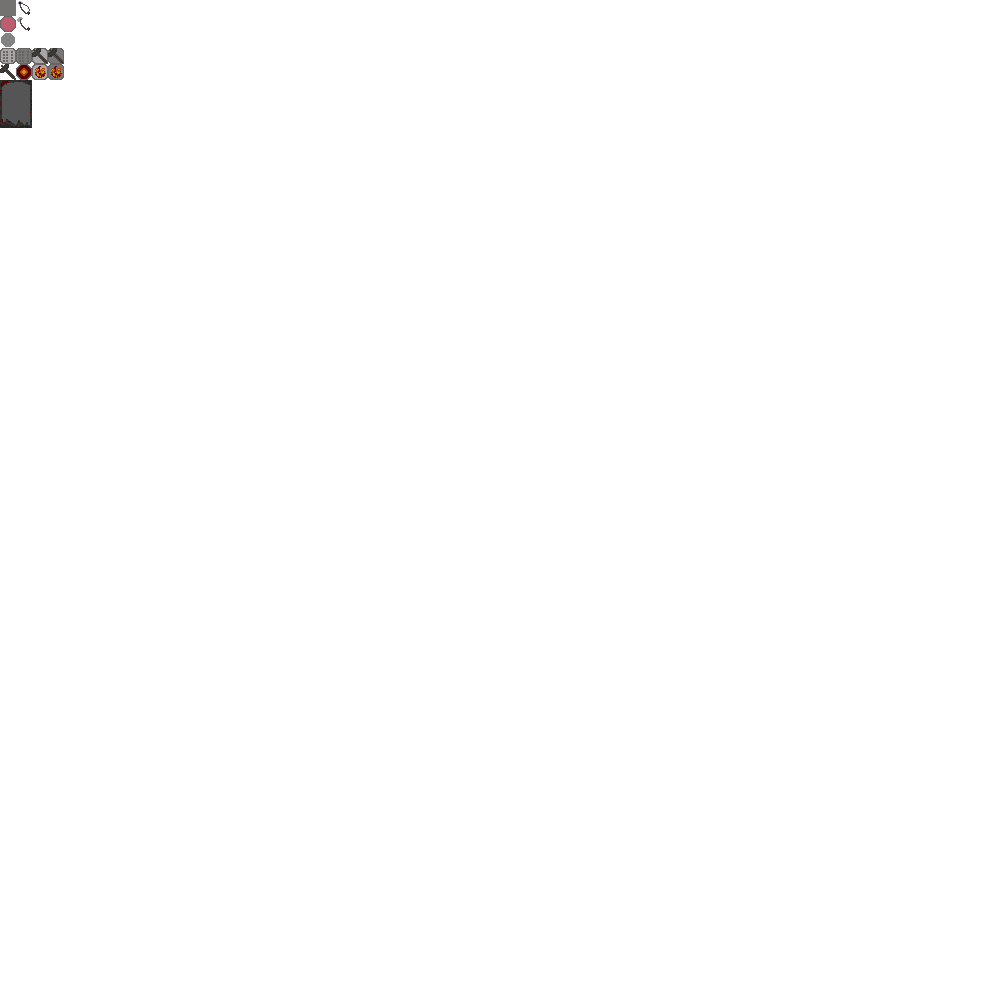
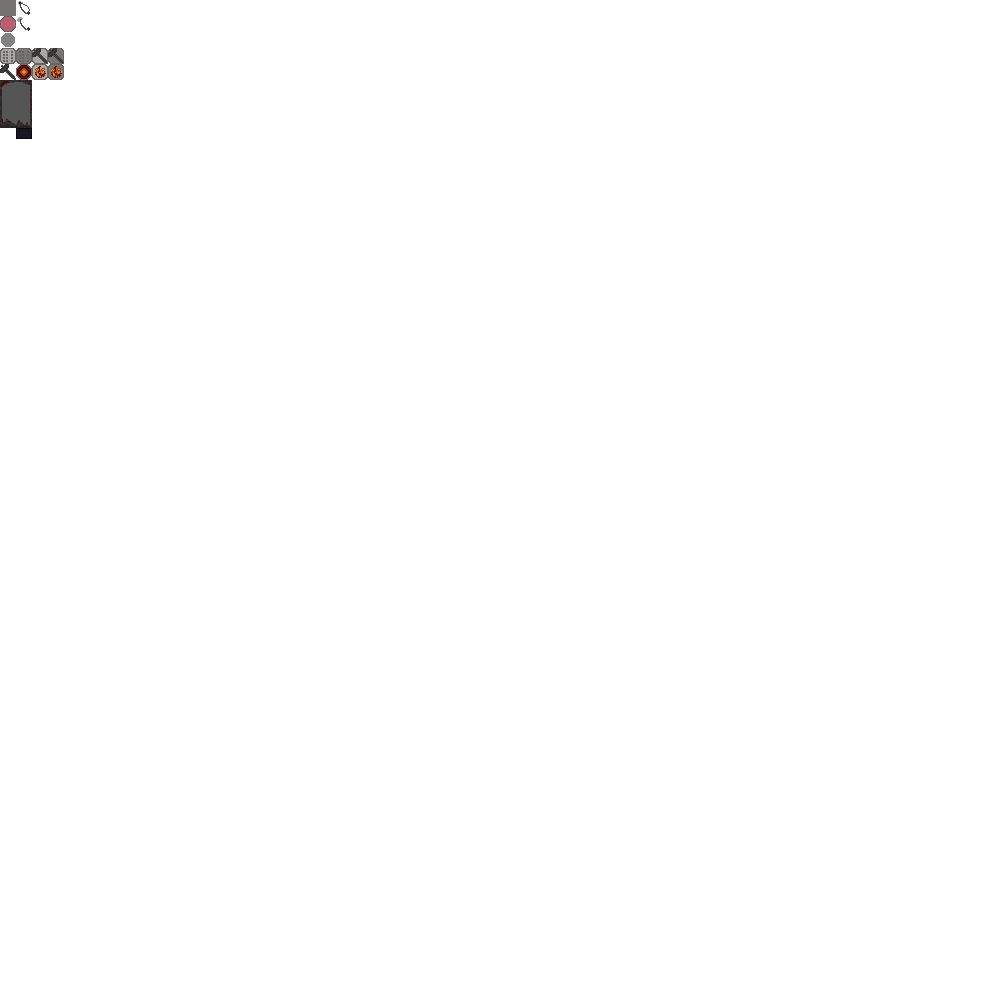
Before/after of a (1000, 1000) layered artwork. What changed in the layer stack:
painted on "Background" over [16, 128, 32, 139]
